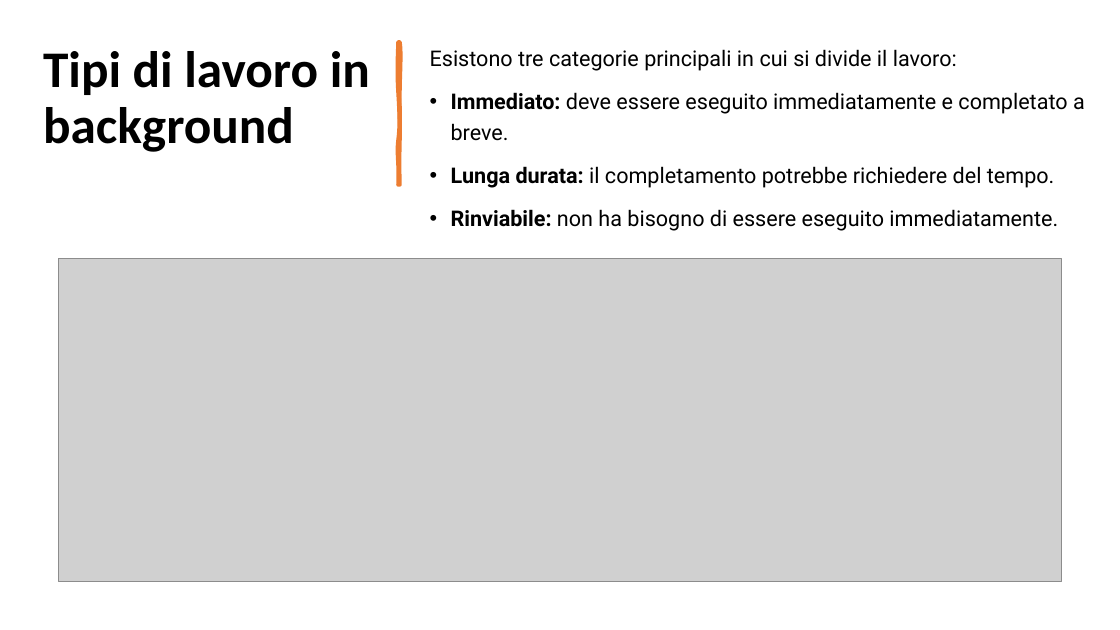
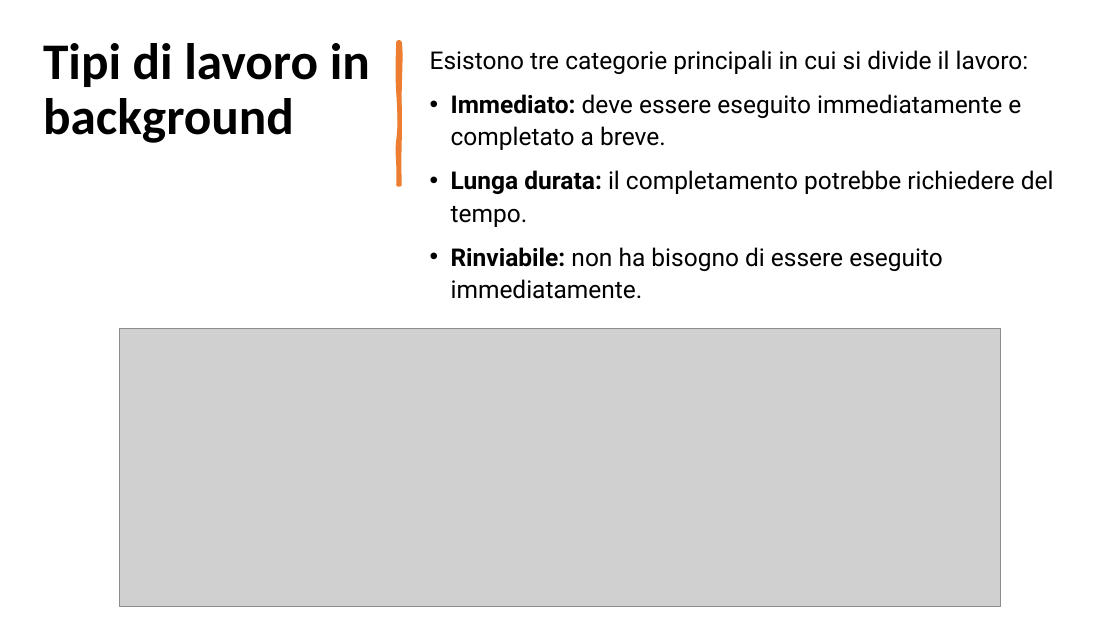
Before and after one commit to eliazv/MyPet, a slide deck: slide 3 of APK e Presentazione/Processi in background in Android - approfondimento Mobile.pptx. Drawn at 1120x630 pixels with LibreOffice and Linux fonts; fonts in the diff are those of the drawing; grey boxes stand for pictures. Boxes give left, top, right and bottom in pixels: in the first picture for what was removed or moved away, otherwise in the second. Text is boxed around its words. In the diff, an @@ line names an element or a change of style, - is before the commit and + after.

```diff
--- a/APK e Presentazione/Processi in background in Android - approfondimento Mobile.pptx
+++ b/APK e Presentazione/Processi in background in Android - approfondimento Mobile.pptx
@@ title "Tipi di lavoro in background": place and size @@
-title "Tipi di lavoro in background" at box(43, 51, 370, 152)
+title "Tipi di lavoro in background" at box(43, 43, 370, 143)
@@ text "Esistono tre categorie principali in ..." at box(430, 50, 1054, 299): size 18.5 to 21 pt; line spacing 1.2 to 1.1 @@
@@ picture: place and size @@
-picture at box(59, 258, 1062, 581)
+picture at box(119, 329, 1001, 607)
```
Also in this commit, not shown: 5 other slides changed, 2 other files.
